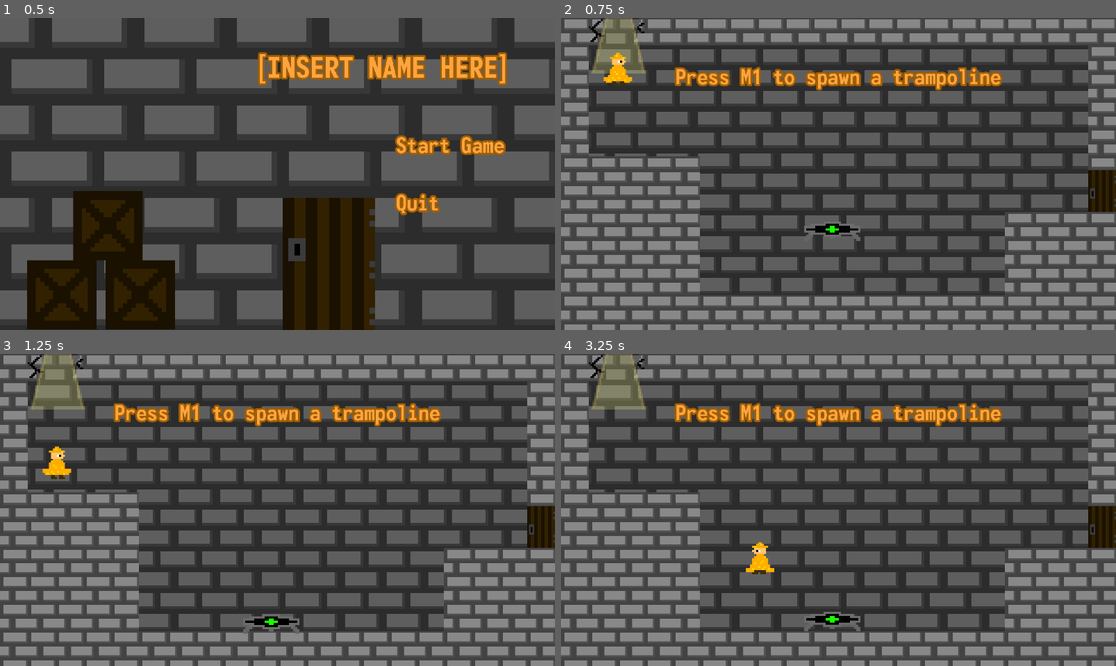
Above: before the commit, frames 1-4 (two rows, left to right).
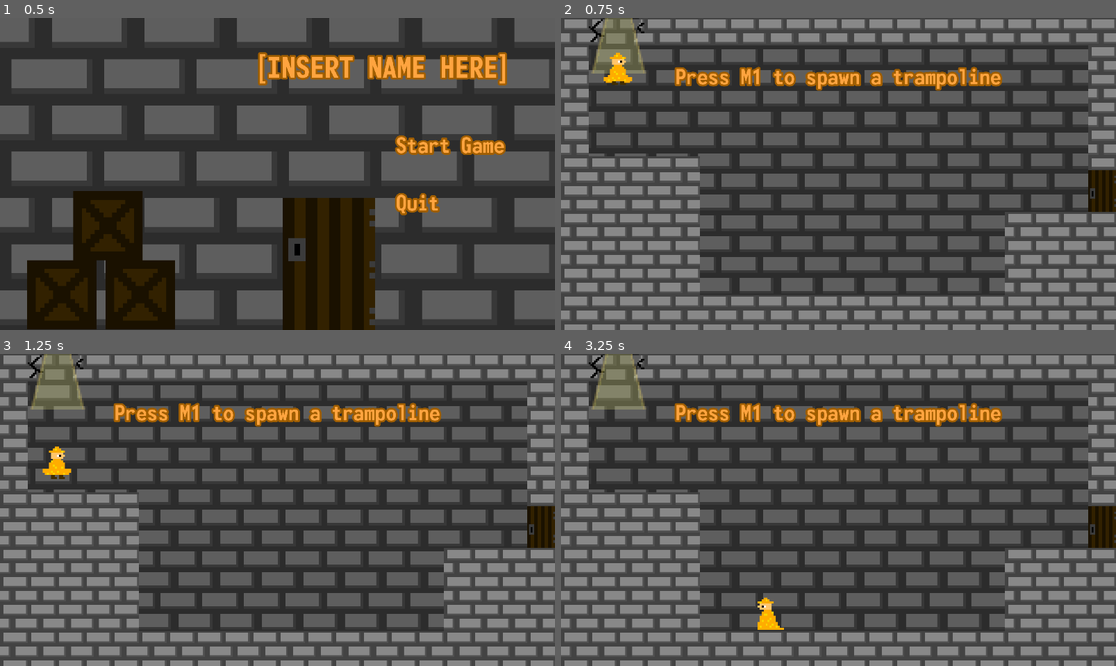
Above: after the commit, the same moments.

Repository: Gplayer128/Bouncemancer
Game: Godot game, scene res://Scenes/MainMenu.tscn
Same seed, same stepped clock (60 frames per second), same inputs: the game is played once before the commit and once after it.
Inputs (mouse positions are in pixels of both pictures, inside the frame that each line leads up to):
- Up to frame 1 (0.5 s): no input
- Up to frame 2 (0.75 s): click "Start Game" at 0.5 s
- Up to frame 3 (1.25 s): no input
- Up to frame 4 (3.25 s): tap M at 1.25, 2, 2.75 s; move the mouse to (960, 494) at 1.27 s; hold 1 (1) 1.28-2.03 s; hold D (right) 1.28-2.78 s; click (960, 494) at 1.42 s; tap Space (jump) at 1.52, 2.27 s; tap 2 (2) at 1.55, 2.1, 3.05 s; move the mouse to (727, 525) at 2.02 s; tap 1 (1) at 2.3 s; move the mouse to (894, 441) at 2.77 s; hold A (left) from 2.78 s (still down); hold 1 (1) from 2.78 s (still down)

Frame 1 is identical in both runs. In frame 2, 0.3% of the frame differs, in the area x 43-54%, y 65-72%; in frame 3, 0.3%; in frame 4, 0.9%, in the area x 33-54%, y 60-89%.

Commit message:
34TEUKW
GWERTES8CQvg3thay3t

Diff:
--- a/Scenes/level1.tscn
+++ b/Scenes/level1.tscn
@@ -7,7 +7,6 @@
 [ext_resource type="Texture2D" uid="uid://c7550o7buqgpy" path="res://Assets/door.png" id="3_didp7"]
 [ext_resource type="PackedScene" uid="uid://d0pe6m1p3epgf" path="res://Scenes/player.tscn" id="3_y4dr7"]
 [ext_resource type="PackedScene" uid="uid://bh4inugiarp1c" path="res://level_exit.tscn" id="4_2a60c"]
-[ext_resource type="PackedScene" uid="uid://dp7cob6ot8pt3" path="res://SpeedTrampoline.tscn" id="7_2a60c"]
 [ext_resource type="Texture2D" uid="uid://dkuun8pl0hcki" path="res://Assets/final_light.png" id="8_4iphx"]
 [ext_resource type="FontFile" uid="uid://dfxpq7tb1n75" path="res://Assets/monofonto/monofonto rg.otf" id="9_jgkgd"]
 
@@ -86,9 +85,6 @@
 rotation = 0.0
 next_scene = "res://Scenes/level2.tscn"
 
-[node name="SpeedTrampoline" parent="." unique_id=429924968 instance=ExtResource("7_2a60c")]
-position = Vector2(920, 724)
-
 [node name="FinalLight" type="Sprite2D" parent="." unique_id=1935209189]
 z_index = 1
 position = Vector2(199, 96)
--- a/Scenes/level2.tscn
+++ b/Scenes/level2.tscn
@@ -7,7 +7,6 @@
 [ext_resource type="Texture2D" uid="uid://cs8jsqkevcvtg" path="res://Assets/cracked_brick.png" id="2_styii"]
 [ext_resource type="PackedScene" uid="uid://d0pe6m1p3epgf" path="res://Scenes/player.tscn" id="3_onqnr"]
 [ext_resource type="PackedScene" uid="uid://bh4inugiarp1c" path="res://level_exit.tscn" id="6_styii"]
-[ext_resource type="PackedScene" uid="uid://bfsw5upcnj7l4" path="res://trampoline.tscn" id="7_lgosu"]
 
 [sub_resource type="TileSetAtlasSource" id="TileSetAtlasSource_lgosu"]
 texture = ExtResource("2_styii")
@@ -79,7 +78,7 @@
 tile_map_data = PackedByteArray("AAANAAEAAAAAAAAAAAAMAAEAAAAAAAAAAAALAAEAAAAAAAAAAAAKAAEAAAAAAAAAAAAJAAEAAAAAAAAAAAAIAA …(1792 unchanged characters)…
 tile_set = SubResource("TileSet_ect8u")
 
-[node name="player" parent="." unique_id=1501933892 instance=ExtResource("3_onqnr")]
+[node name="player" parent="." unique_id=1501933892 groups=["player"] instance=ExtResource("3_onqnr")]
 z_index = 100
 position = Vector2(148, 1179)
 
@@ -88,6 +87,3 @@
 position = Vector2(891.9999, 523)
 rotation = 0.0
 next_scene = "res://Scenes/level3.tscn"
-
-[node name="Crate" parent="." unique_id=429924968 instance=ExtResource("7_lgosu")]
-position = Vector2(924, 1193)
--- a/Scenes/level3.tscn
+++ b/Scenes/level3.tscn
@@ -8,7 +8,6 @@
 [ext_resource type="PackedScene" uid="uid://d0pe6m1p3epgf" path="res://Scenes/player.tscn" id="5_h6p24"]
 [ext_resource type="PackedScene" uid="uid://bh4inugiarp1c" path="res://level_exit.tscn" id="6_vn7r1"]
 [ext_resource type="PackedScene" uid="uid://dpm22a3kg7tjr" path="res://RectangleOfDoomAndDespair.tscn" id="7_csbjj"]
-[ext_resource type="PackedScene" uid="uid://bfsw5upcnj7l4" path="res://trampoline.tscn" id="7_vwkqt"]
 
 [sub_resource type="TileSetAtlasSource" id="TileSetAtlasSource_lgosu"]
 texture = ExtResource("2_1x0xh")
@@ -98,6 +97,3 @@
 position = Vector2(1819.9999, 795)
 rotation = 0.0
 next_scene = "res://Scenes/level4.tscn"
-
-[node name="Crate" parent="." unique_id=429924968 instance=ExtResource("7_vwkqt")]
-position = Vector2(704, 730)
--- a/Scenes/level4.tscn
+++ b/Scenes/level4.tscn
@@ -8,7 +8,6 @@
 [ext_resource type="Texture2D" uid="uid://crf8dt0sdv0jh" path="res://Assets/background.png" id="6_mg2ol"]
 [ext_resource type="PackedScene" uid="uid://dpm22a3kg7tjr" path="res://RectangleOfDoomAndDespair.tscn" id="7_gewku"]
 [ext_resource type="PackedScene" uid="uid://bh4inugiarp1c" path="res://level_exit.tscn" id="8_lhhwt"]
-[ext_resource type="PackedScene" uid="uid://bfsw5upcnj7l4" path="res://trampoline.tscn" id="9_ooiku"]
 
 [sub_resource type="TileSetAtlasSource" id="TileSetAtlasSource_lgosu"]
 texture = ExtResource("3_egqhl")
@@ -55,7 +54,7 @@
 sources/0 = SubResource("TileSetAtlasSource_8gbba")
 sources/1 = SubResource("TileSetAtlasSource_ng020")
 
-[node name="level1" type="Node2D" unique_id=490043751]
+[node name="level3" type="Node2D" unique_id=490043751]
 position = Vector2(0, -263)
 
 [node name="Node" type="Node" parent="." unique_id=1489354867]
@@ -72,11 +71,11 @@
 scale = Vector2(5, 7.5)
 texture = ExtResource("1_7u67b")
 
-[node name="player" parent="Node" unique_id=1501933892 instance=ExtResource("2_21ycj")]
+[node name="player" parent="Node" unique_id=1501933892 groups=["player"] instance=ExtResource("2_21ycj")]
 z_index = 100
 position = Vector2(143, 344)
 
-[node name="TileMapLayer" type="TileMapLayer" parent="Node" unique_id=320689719]
+[node name="TileMapLayer" type="TileMapLayer" parent="Node" unique_id=320689719 groups=["WALLS"]]
 position = Vector2(0, -263)
 scale = Vector2(6, 6)
 tile_map_data = PackedByteArray("AAAAAAIABQAAAAAAAAAAAAMABQAAAAAAAAAAAAQABQAAAAAAAAAAAAUABQAAAAAAAAAAAAcABQAAAAAAAAAAAA …(2112 unchanged characters)…
@@ -98,6 +97,3 @@
 position = Vector2(1819.9999, 713)
 rotation = 0.0
 next_scene = "res://Scenes/level5.tscn"
-
-[node name="Crate" parent="." unique_id=429924968 instance=ExtResource("9_ooiku")]
-position = Vector2(704, 730)
Not shown: 1 places in Scenes/level4.tscn that only renumber resources
